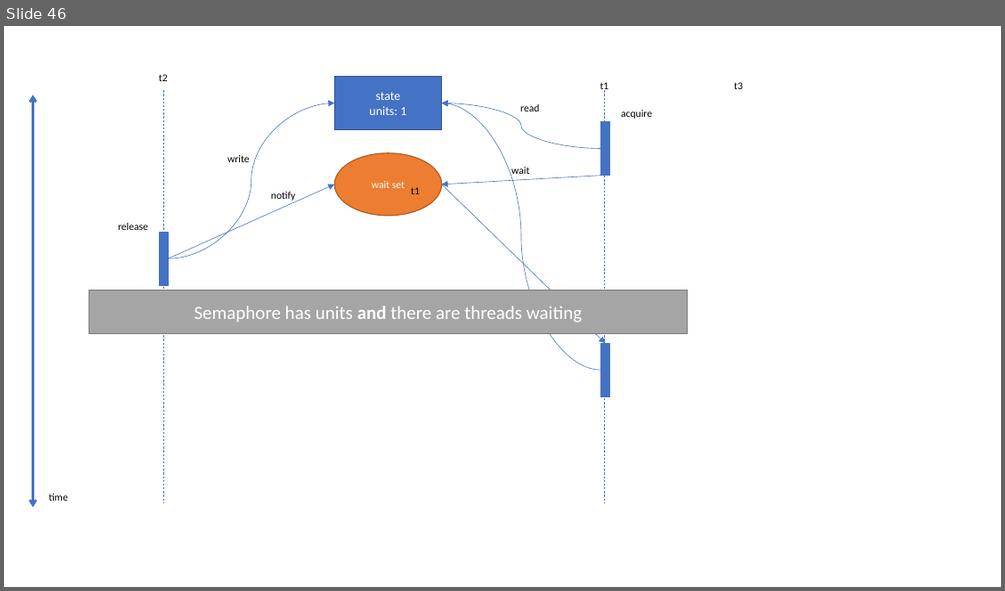
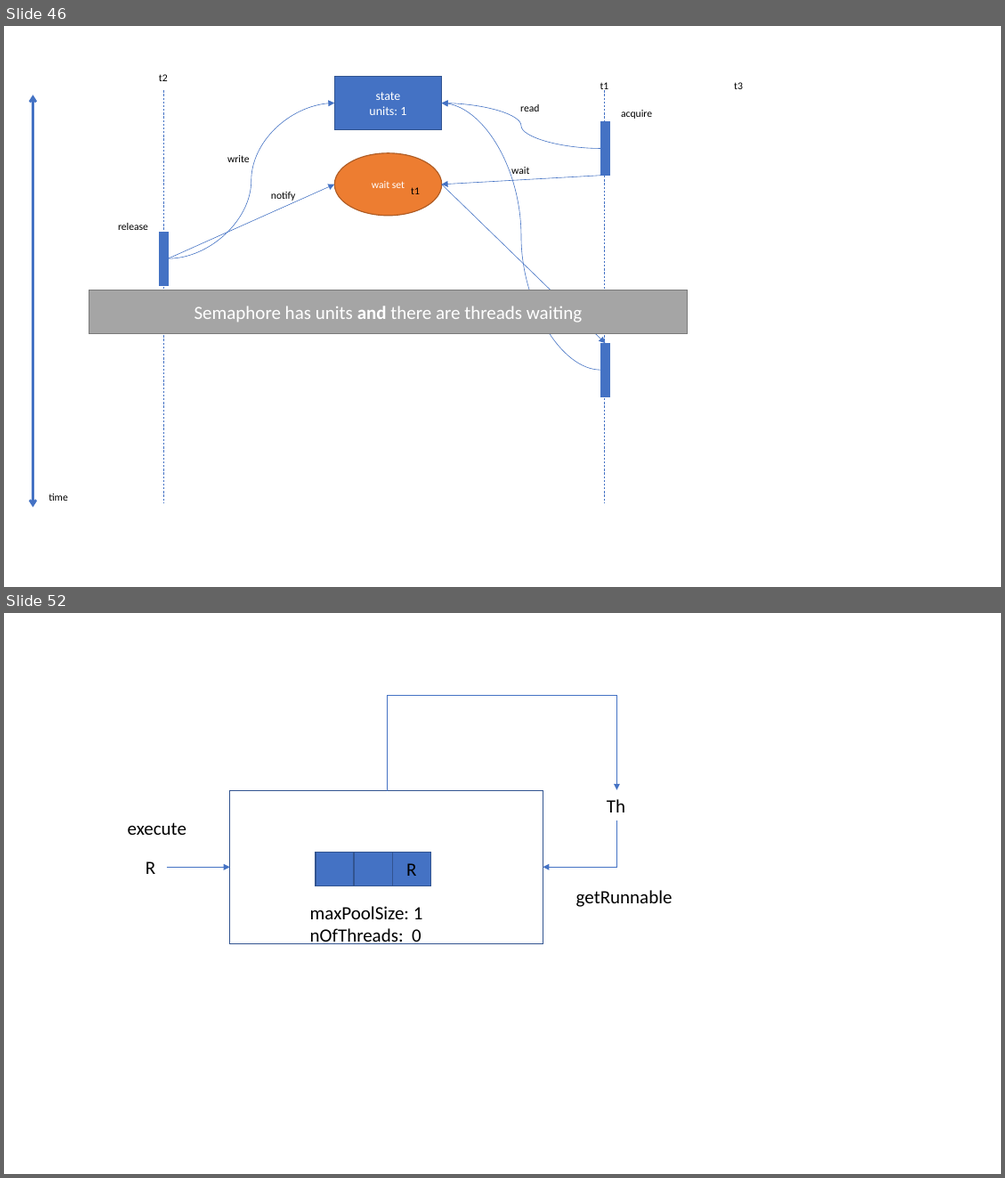
Before and after one commit to isel-leic-pc/s2021v-li51n, a slide deck: docs/threads.pptx. Shown one above the other, each under a label of ours: slide 46 before the commit, slides 46 and 52 after it; the slides between them are not shown. The pictures are 1005x591 and 1005x1178 pixels, drawn with LibreOffice and Linux fonts; fonts in the diff are those of the drawing. Boxes give left, top, right and bottom in pixels: in the first picture for what was removed or moved away, otherwise in the second. Text is boxed around its words. In the diff, an @@ line names an element or a change of style, - is before the commit and + after.

```diff
--- a/docs/threads.pptx
+++ b/docs/threads.pptx
@@ slide 52 added at <box>4,613,1001,1174</box>, background #FFFFFF @@
@@ elbow arrow added from (387, 791) to (617, 790), #4472C4 0.5 pt @@
@@ rectangle added at <box>230,790,543,943</box>, outline #325491 1 pt @@
@@ text added at <box>607,799,625,812</box>, 18 pt, text #000000 @@
+Th
@@ text added at <box>128,822,186,835</box>, 18 pt, text #000000 @@
+execute
@@ elbow arrow added from (616, 821) to (543, 868), #4472C4 0.5 pt @@
@@ rectangle added at <box>316,852,354,885</box>, fill #4472C4, outline #325491 1 pt @@
@@ rectangle added at <box>354,852,392,885</box>, fill #4472C4, outline #325491 1 pt @@
@@ rectangle added at <box>392,852,430,885</box>, fill #4472C4, outline #325491 1 pt @@
@@ text added at <box>146,861,155,874</box>, 18 pt, text #000000 @@
+R
@@ arrow added from (166, 868) to (230, 868), #4472C4 0.5 pt @@
@@ text added at <box>406,863,416,876</box>, 18 pt, text #000000 @@
+R
@@ text added at <box>310,906,423,944</box>, 18 pt, text #000000 @@
+maxPoolSize: 1
+nOfThreads: 0
@@ text added at <box>576,890,672,907</box>, 18 pt, text #000000 @@
+getRunnable
```
Also in this commit, not shown: 1 slide changed, 3 other slides added, 4 other files.
